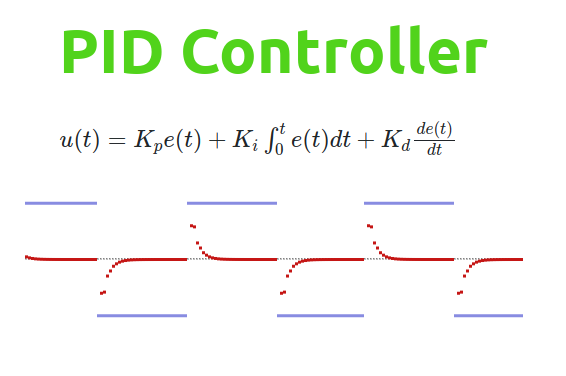
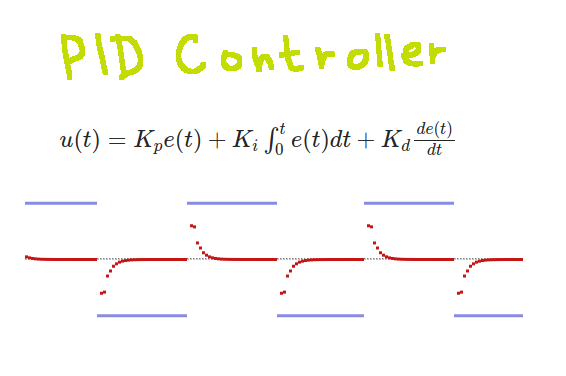
Layer changes from the first 566×376 image to the second:
removed layer "PID Controller" over [63, 25, 488, 74]
painted on "Pasted Layer" over [61, 33, 446, 80]
